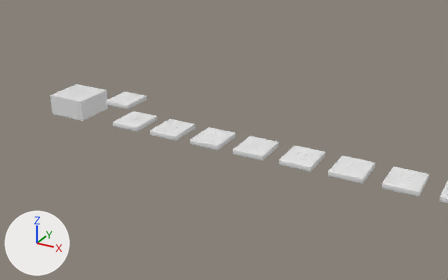
The Blender file models/gridwords.blend, before and after one commit.
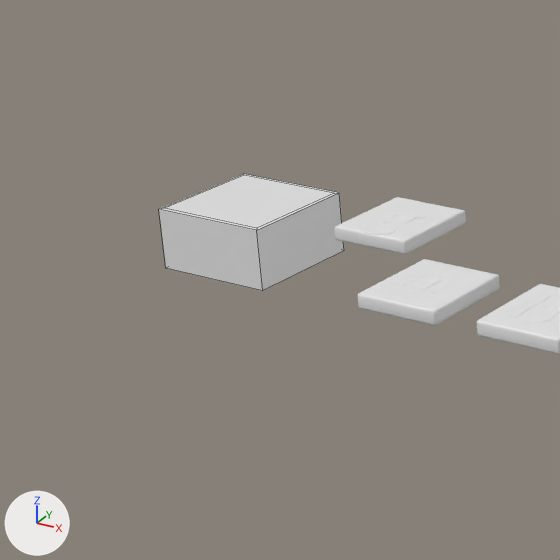
Old and new are each drawn from a 50 mm lens placed at (20.88, -22.65, 10.48), pointed at (7.55, 1.58, -1.64) and again close up on the part from 0% to 39% of the width and 11% to 73% of the height. The axes (+X, +Y, +Z) are drawn at lower left. The lights are the same throughout. Text is drawn in Blender's own font. The close-ups show mesh edges as thin lines.

The first close-up shows 'Grid.Square', 'Tile.A', 'Tile.B', 'Tile.Base'.
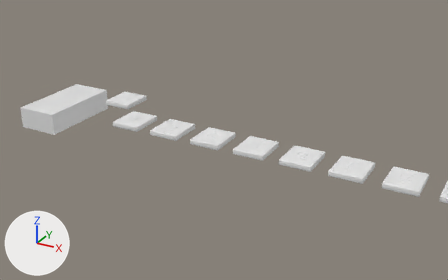
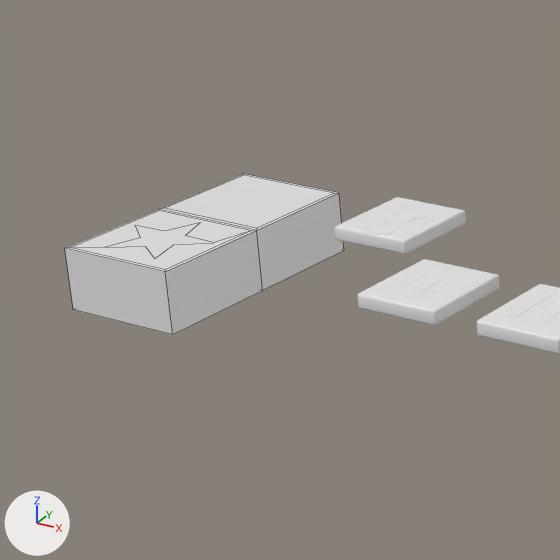
The change, as a list of edits to the scene's bpy script:
```text
Add me_grid_goal:
    me_grid_goal.from_pydata([(0.94, 0.94, 0.0), (1.0, 1.0, -1.0), (0.94, -0.94, 0.0), (1.0, -1.0, -1.0), (-0.94, 0.94, 0.0), (-1.0, 1.0, -1.0), (-0.94, -0.94, 0.0), (-1.0, -1.0, -1.0), (1.0, -1.0, 0.0), (-1.0, -1.0, 0.0), (1.0, 1.0, 0.0), (-1.0, 1.0, 0.0), (0.0, 0.84, 0.0), (-0.21, 0.28, 0.0), (-0.8, 0.26, 0.0), (-0.33, -0.11, 0.0), (-0.49, -0.68, 0.0), (0.0, -0.35, 0.0), (0.49, -0.68, 0.0), (0.33, -0.11, 0.0), (0.8, 0.26, 0.0), (0.21, 0.28, 0.0)], [], [(20, 0, 4, 6, 16, 15, 14, 13, 12, 21), (3, 8, 9, 7), (7, 9, 11, 5), (1, 10, 8, 3), (5, 11, 10, 1), (2, 6, 9, 8), (0, 2, 8, 10), (6, 4, 11, 9), (4, 0, 10, 11), (13, 14, 15, 16, 17, 18, 19, 20, 21, 12), (16, 6, 2, 0, 20, 19, 18, 17)])
    me_grid_goal.materials.append(mat_material)  # white #e7e7e7
Add ob_grid_goal:
    ob_grid_goal = bpy.data.objects.new('Grid.Goal', me_grid_goal)
    ob_grid_goal.location = (0.0, -2.0, 0.0)
```

What differs and where, as boxes (x1, y1, x2, y2) in the close-ups (560 x 560 px):
'Grid.Goal', added: after (65, 209, 263, 335)
